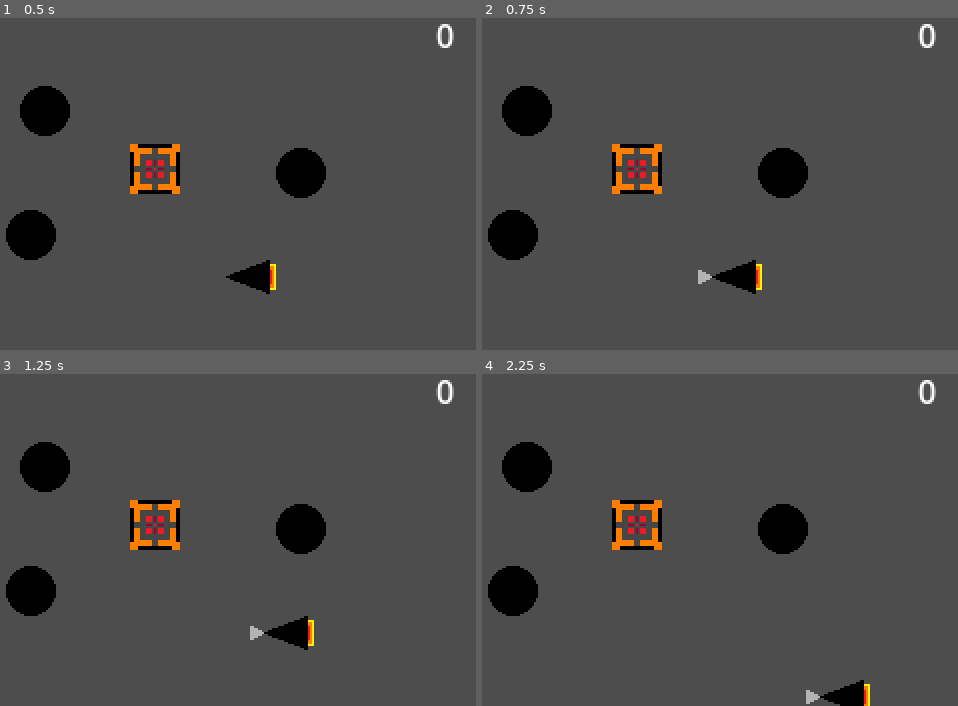
Above: before the commit, frames 1-4 (two rows, left to right).
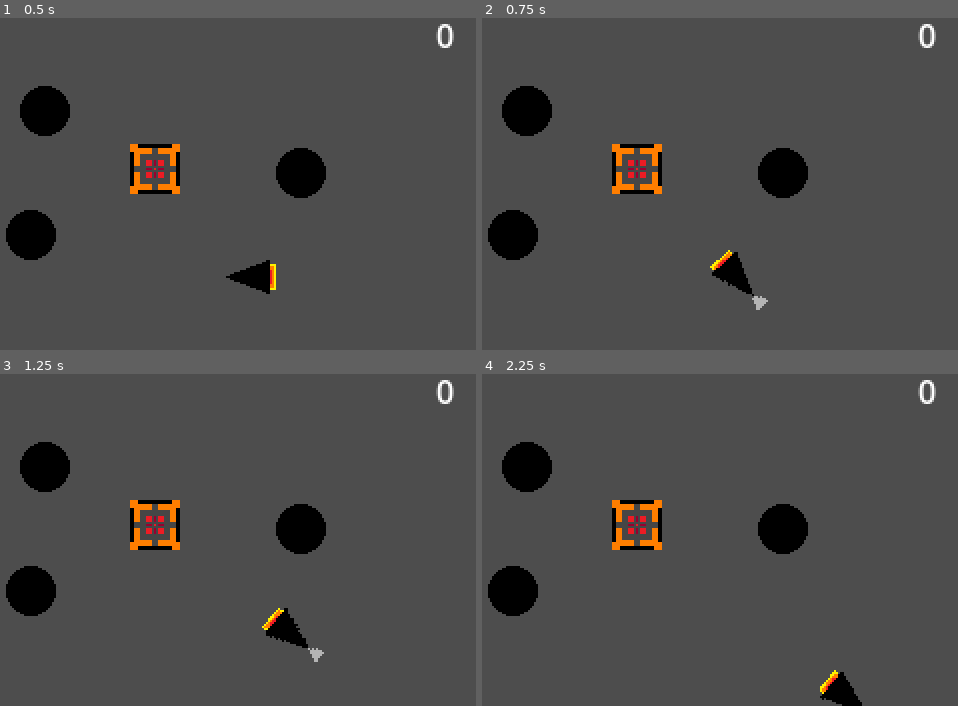
Above: after the commit, the same moments.

Repository: ima-cow/Space-asteroid-miner
Game: Godot game, scene res://scenes/game.tscn
The game is run twice, just before and just after one commit, with the same random seed, the same clock (stepped at 60 frames per second) and the same inputs.
Inputs:
- Up to frame 1 (0.5 s): no input
- Up to frame 2 (0.75 s): tap Enter at 0.5 s; hold D (right) from 0.53 s (still down); hold Space (beam) from 0.53 s (still down)
- Up to frame 3 (1.25 s): keep holding D (right); keep holding Space (beam)
- Up to frame 4 (2.25 s): release D (right) at 1.28 s; release Space (beam) at 1.28 s; hold S (down) 1.28-2.03 s; tap Space (beam) at 1.35 s; hold D (right) from 2.03 s (still down); hold Space (beam) from 2.03 s (still down)

Frame 1 is identical in both runs. In frame 2, 0.8% of the frame differs, in the area x 45-61%, y 69-88%; in frame 3, 0.7%; in frame 4, 0.6%.

Commit message:
Update ship_movement.gd

Diff:
--- a/scripts/ship_movement.gd
+++ b/scripts/ship_movement.gd
@@ -1,6 +1,9 @@
 extends RigidBody2D
 
 const SPEED = 100.0
+
+#@export var _rotation_speed : float = TAU * 2
+#var _theta : float
 
 var ship_pos := global_position
 
@@ -10,6 +13,11 @@
 
 	if horizontal_direction or vertical_direction:
 		apply_central_force(Vector2(horizontal_direction*SPEED, vertical_direction*SPEED))
+
+	if horizontal_direction or vertical_direction:
+		#_theta * wrapf(atan2(vertical_direction, horizontal_direction) - rotation, -PI, PI)
+		#rotation += clamp(_rotation_speed * _delta, 0, abs(_theta) * sign(_theta))
+		look_at(Vector2(horizontal_direction, vertical_direction))
 
 	if Input.is_action_just_pressed("beam"):
 		$Beam.visible = true
